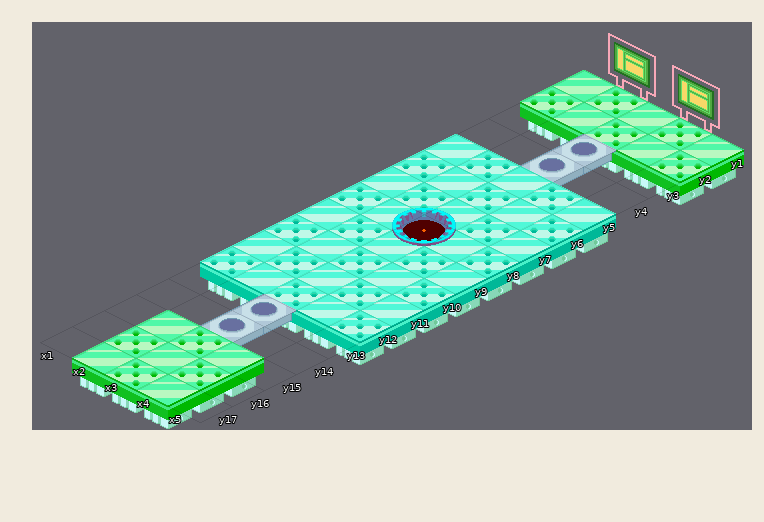
A Tiled map gets an edit: areas/acdcsqr.tmx. The first picture shows the starting point.
Cells are 64x32 px. Isometric: x runs down to the right, y down to the left. Shown: x 1..5, y 1..17.
Now the later version:
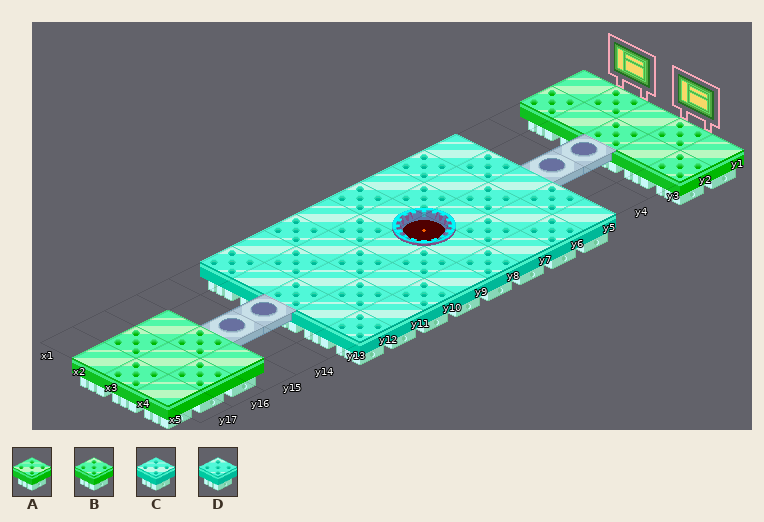
Key: from "BN3 square custom": A 1, B 5, C 8, D 12.
_ is an empty cell.
Diff:
{"where": "layer \"Floor\""}
{"y":1,"x":2,"old":"A","new":"B"}
{"y":1,"x":4,"old":"A","new":"B"}
{"y":2,"x":1,"old":"A","new":"B"}
{"y":2,"x":3,"old":"A","new":"B"}
{"y":2,"x":5,"old":"A","new":"B"}
{"y":5,"x":2,"old":"C","new":"D"}
{"y":5,"x":4,"old":"C","new":"D"}
{"y":6,"x":1,"old":"C","new":"D"}
{"y":6,"x":3,"old":"C","new":"D"}
{"y":6,"x":5,"old":"C","new":"D"}
{"y":7,"x":2,"old":"C","new":"D"}
{"y":7,"x":4,"old":"C","new":"D"}
{"y":8,"x":1,"old":"C","new":"D"}
{"y":8,"x":3,"old":"C","new":"D"}
{"y":8,"x":5,"old":"C","new":"D"}
{"y":9,"x":2,"old":"C","new":"D"}
{"y":9,"x":4,"old":"C","new":"D"}
{"y":10,"x":1,"old":"C","new":"D"}
{"y":10,"x":3,"old":"C","new":"D"}
{"y":10,"x":5,"old":"C","new":"D"}
{"y":11,"x":2,"old":"C","new":"D"}
{"y":11,"x":4,"old":"C","new":"D"}
{"y":12,"x":1,"old":"C","new":"D"}
{"y":12,"x":3,"old":"C","new":"D"}
{"y":12,"x":5,"old":"C","new":"D"}
{"y":15,"x":3,"old":"A","new":"B"}
{"y":16,"x":2,"old":"A","new":"B"}
{"y":16,"x":4,"old":"A","new":"B"}
{"y":17,"x":3,"old":"A","new":"B"}
{"label":"changed","picture_box":[106,87,710,384]}
